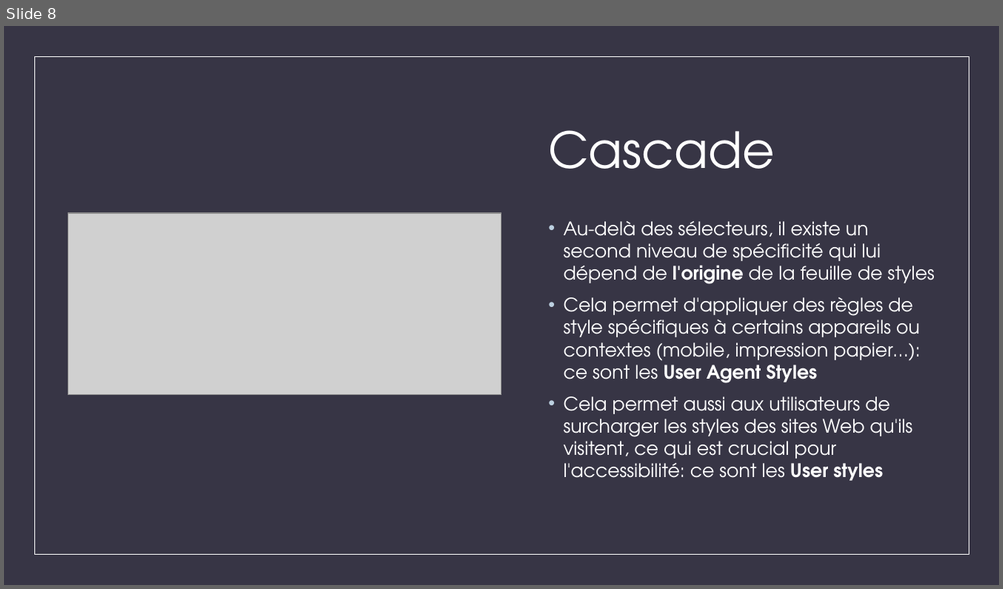
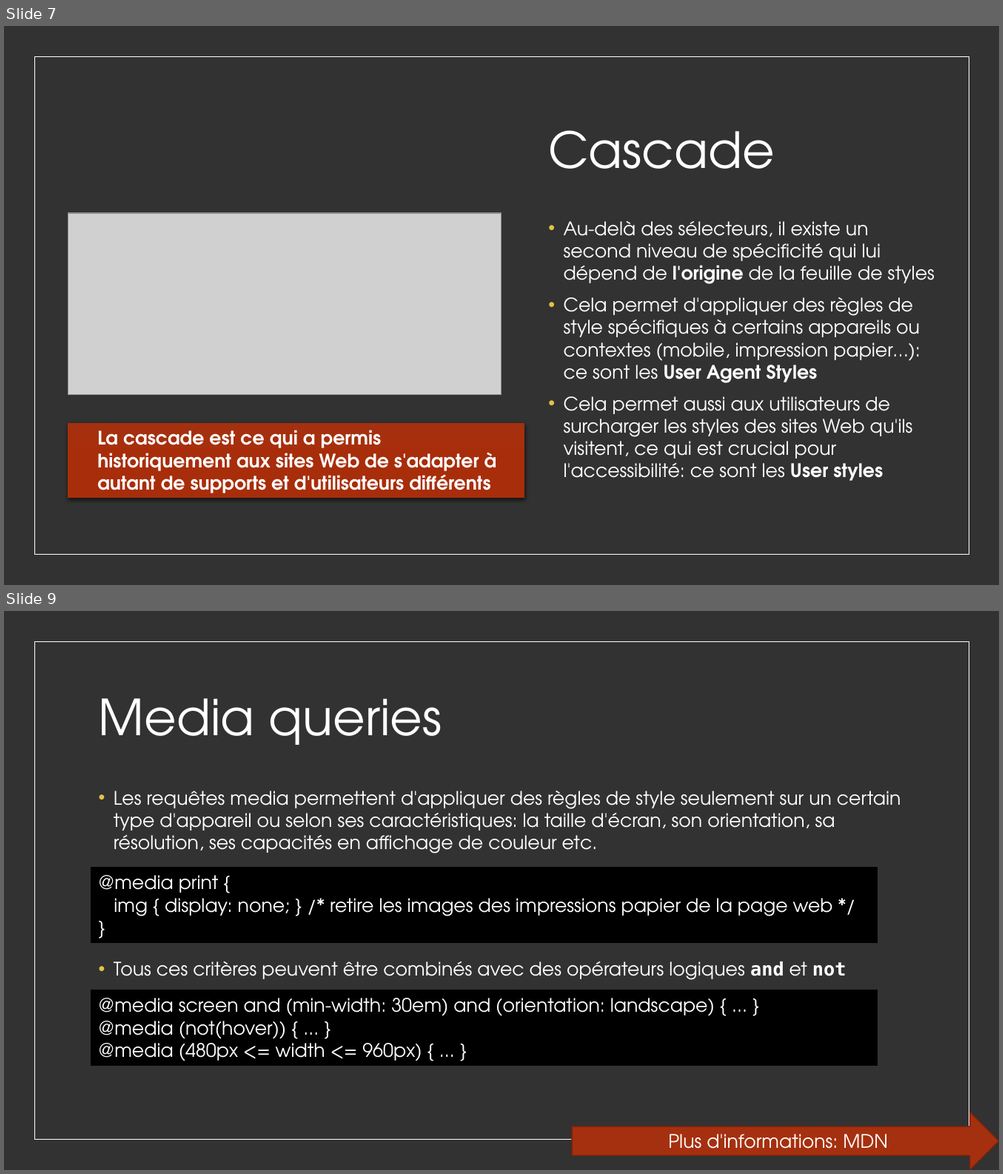
Before and after one commit to worldline/html-css-training, a slide deck: presenter_fr.pptx. Shown one above the other, each under a label of ours: slide 8 before the commit, slides 7 and 9 after it; the slides between them are not shown. The pictures are 1003x589 and 1003x1174 pixels, drawn with LibreOffice and Linux fonts; fonts in the diff are those of the drawing; grey boxes stand for pictures. Boxes give left, top, right and bottom in pixels: in the first picture for what was removed or moved away, otherwise in the second. Text is boxed around its words. In the diff, an @@ line names an element or a change of style, - is before the commit and + after.

```diff
--- a/presenter_fr.pptx
+++ b/presenter_fr.pptx
@@ slide 9 added at [4, 611, 999, 1170], background #323232; not listed: 1 template element that a slide beside it also shows @@
@@ title added at [99, 698, 442, 745], 48 pt, text #FFFFFF @@
+Media queries
@@ text added at [114, 791, 901, 980], 18 pt, text #FFFFFF @@
+• Les requêtes media permettent d'appliquer des règles de style seulement sur un certain type d'appareil ou selon ses caractéristiques: la taille d'écran, son orientation, sa résolution, ses capacités en affichage de couleur etc.
+• Tous ces critères peuvent être combinés avec des opérateurs logiques and et not
@@ rectangle added at [91, 868, 877, 943], fill #000000, outline #000000 1 pt, 18 pt, text #FFFFFF @@
+@media print {
+img { display: none; } /* retire les images des impressions papier de la page web */
+}
@@ rectangle added at [91, 991, 877, 1066], fill #000000, outline #000000 1 pt, 18 pt, text #FFFFFF @@
+@media screen and (min-width: 30em) and (orientation: landscape) { ... }
+@media (not(hover)) { ... }
+@media (480px <= width <= 960px) { ... }
@@ right arrow added at [572, 1113, 999, 1170], fill #A5300F, outline #7A240B 1 pt, 18 pt, text #FFFFFF @@
+Plus d'informations: MDN
@@ what was slide 8 is now slide 7 @@
@@ slide 7 changed as well @@
@@ background #373545 to #323232 @@
@@ text "Au-delà des sélecteurs, il existe ..." at [563, 221, 934, 481]: bullet colour #BCD0E0 to #E5C243 @@
@@ rectangle added at [68, 423, 525, 498], fill gradient #A5300F to #A82E0B to #A72D0B, 18 pt, text #FFFFFF, bold @@
+  La cascade est ce qui a permis historiquement aux sites Web de s'adapter à autant de supports et d'utilisateurs différents
```
Also in this commit, not shown: 6 other slides changed, 4 other slides added, 1 slide removed, 3 other files.
